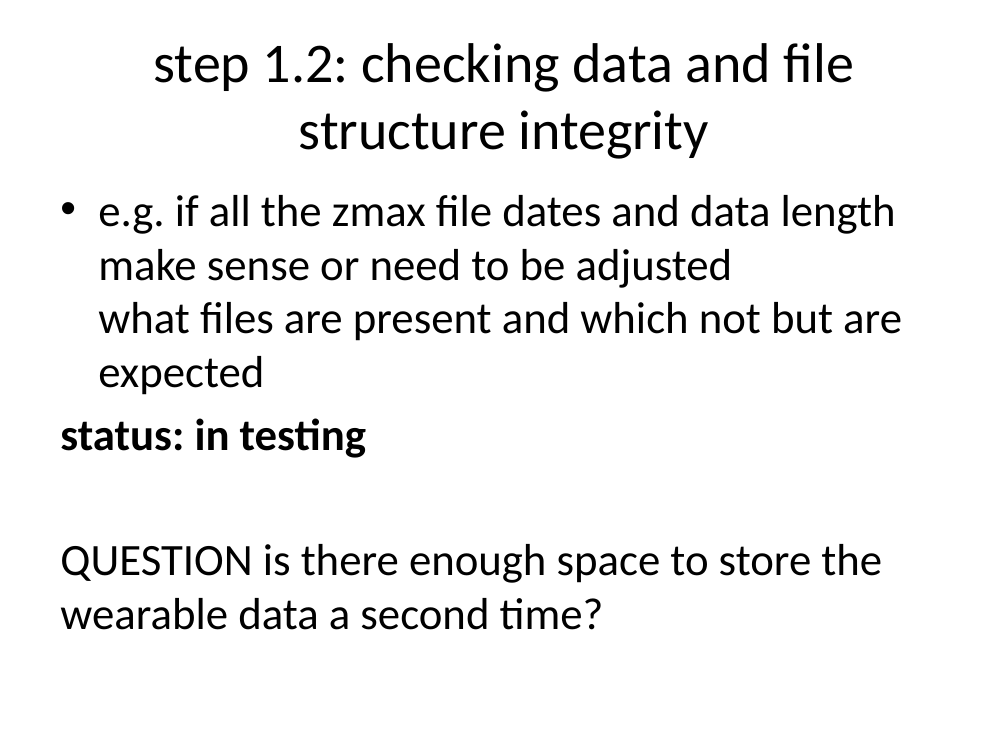
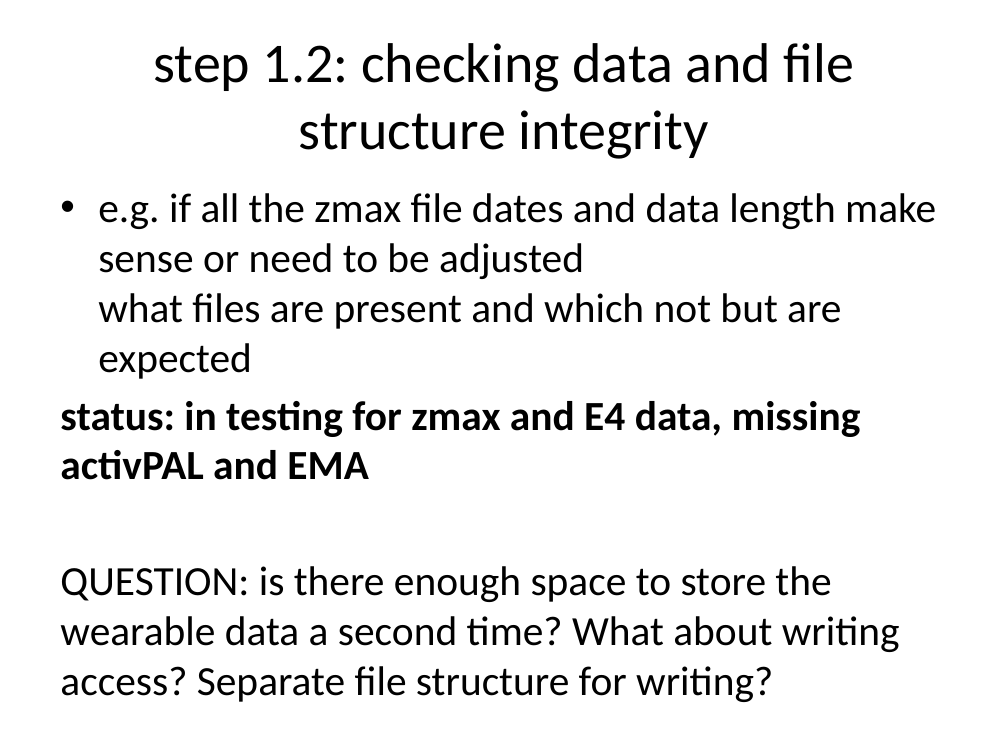
Before and after one commit to raytut/wearanize, a slide deck: slide 10 of snippets/HBS_wearanize.pptx (slide 9 before the commit). Drawn at 1008x756 pixels with LibreOffice and Linux fonts; fonts in the diff are those of the drawing. Boxes give left, top, right and bottom in pixels: in the first picture for what was removed or moved away, otherwise in the second. Text is boxed around its words. In the diff, an @@ line names an element or a change of style, - is before the commit and + after.

```diff
--- a/snippets/HBS_wearanize.pptx
+++ b/snippets/HBS_wearanize.pptx
@@ text at bbox=[98, 193, 936, 379]: size 32 to 29.6 pt in "e.g. if all the zmax file dates ..." @@
@@ text at bbox=[60, 401, 900, 696]: text changed; size 32 to 29.6 pt @@
-status: in testing
-QUESTION is there enough space to store the wearable data a second time?
+status: in testing for zmax and E4 data, missing activPAL and EMA
+QUESTION: is there enough space to store the wearable data a second time? What about writing access? Separate file structure for writing?
```
Also in this commit, not shown: 20 other slides changed.
